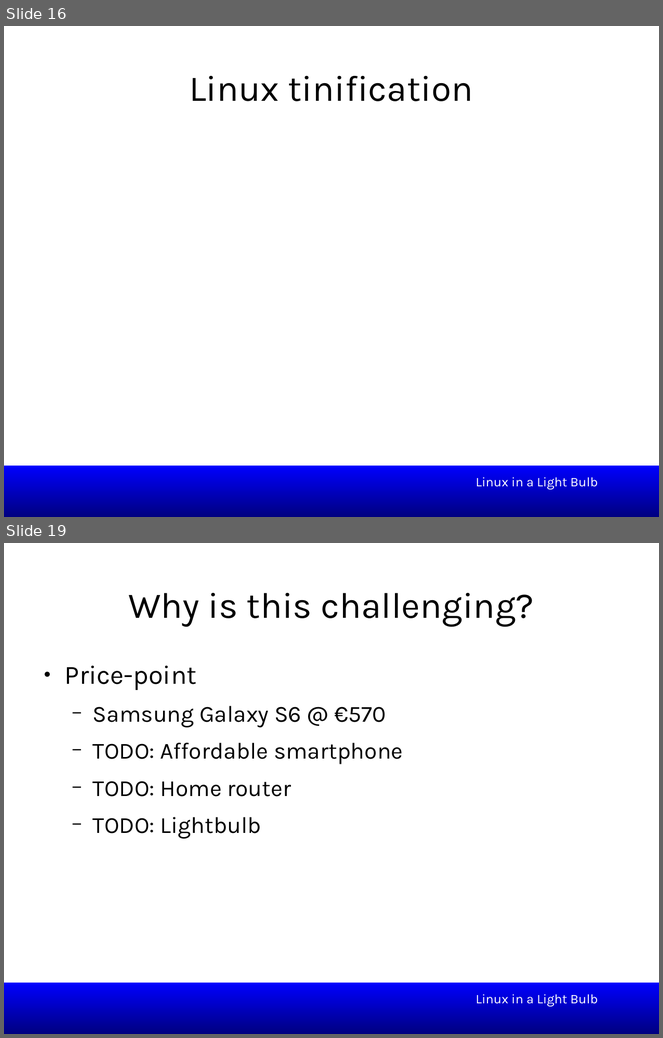
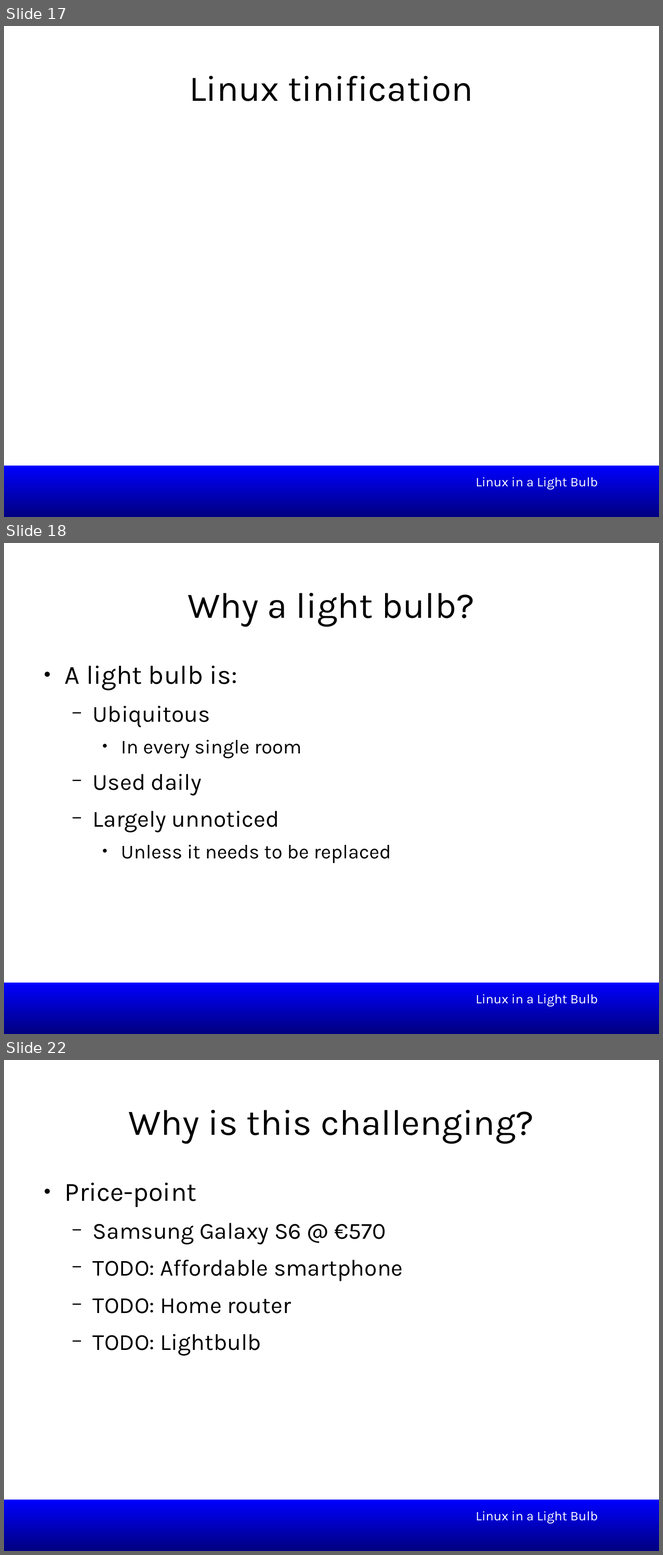
Before and after one commit to smipi1/elce2015, a slide deck: presentations/Linux_In_a_Lightbulb-Where_are_we_on_tinification-ELCE2015.odp. Shown one above the other, each under a label of ours: slides 16 and 19 before the commit, slides 17, 18 and 22 after it; the slides between them are not shown. The pictures are 663x1038 and 663x1555 pixels, drawn with LibreOffice and Linux fonts; fonts in the diff are those of the drawing; background and template pictures are left out. Boxes give left, top, right and bottom in pixels: in the first picture for what was removed or moved away, otherwise in the second. Text is boxed around its words. In the diff, an @@ line names an element or a change of style, - is before the commit and + after.

Commit message:
Adds lisht-bulb use cases

```diff
--- a/presentations/Linux_In_a_Lightbulb-Where_are_we_on_tinification-ELCE2015.odp
+++ b/presentations/Linux_In_a_Lightbulb-Where_are_we_on_tinification-ELCE2015.odp
@@ slide 18 added at bbox=[4, 543, 659, 1034], background #FFFFFF; not listed: 1 template element that a slide beside it also shows @@
@@ title added at bbox=[188, 593, 475, 626], 44 pt, text #000000 @@
+Why a light bulb?
@@ text added at bbox=[65, 666, 391, 863], 24 pt, text #000000 @@
+● A light bulb is:
+  − Ubiquitous
+    ● In every single room
+  − Used daily
+  − Largely unnoticed
+    ● Unless it needs to be replaced
@@ text added at bbox=[476, 994, 598, 1007], 16 pt, text #FFFFFF @@
+Linux in a Light Bulb
@@ what was slide 16 is now slide 17 @@
@@ what was slide 19 is now slide 22 @@
```
Also in this commit, not shown: 3 slides changed, 2 other slides added.
